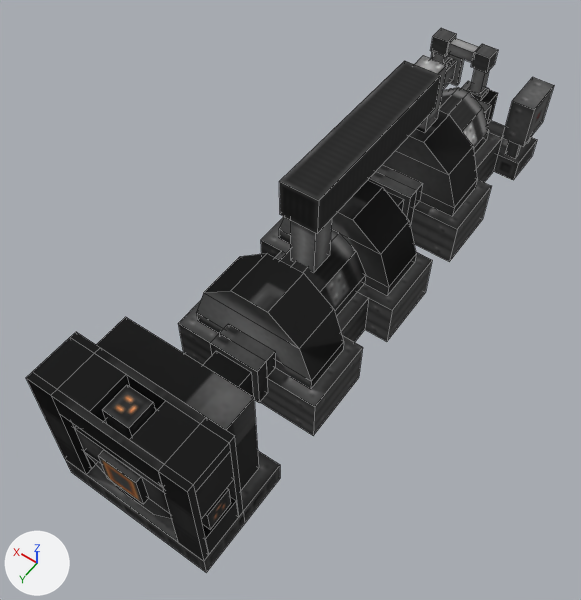
An edit to the OBJ model src/main/resources/assets/immersivetech/models/block/metal_multiblock/steam_turbine_mirrored.obj, drawn before and after from the same camera.
Before and after are seen from a camera (50 mm lens) standing at (-4.69, 13.87, 11.76) and looking at (0.62, 6.43, 0.08). The axes (+X, +Y, +Z) are drawn at lower left. The lights are the same throughout. Mesh edges are drawn as thin lines. Where no turn or scale is listed for an object, it has been applied to the vertices. Vertices at the same position are counted once.

Names of what the first picture shows: 'base'.
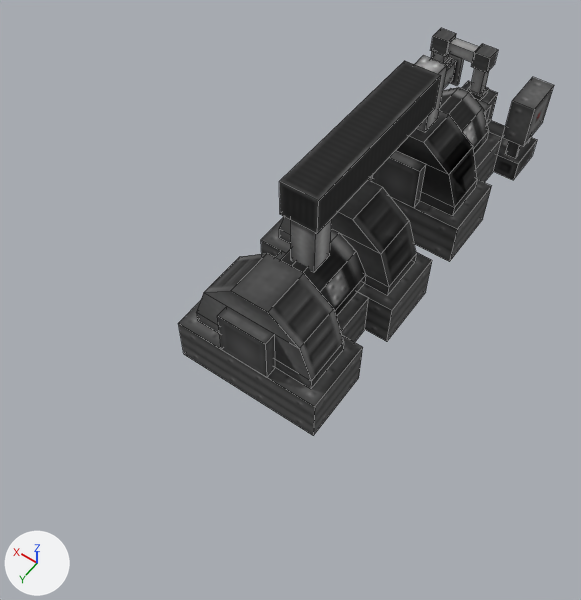
Location of each change, (x1, y1, x2, y2) in pixels of the pictures (581 x 600 px):
'base', reshaped (29% narrower, 25% shorter)
    before: (26, 28, 554, 573)
    after: (178, 28, 554, 436)
part 1 of me_base, deleted (black)
    before: (26, 191, 404, 573)
part 2 of me_base, cut back
    before: (210, 165, 423, 403)
    after: (217, 151, 426, 377)
part 3 of me_base, surface changed (black to grey)
    both: (205, 66, 498, 389)

Patch to the scene script:
```diff
--- a/src/main/resources/assets/immersivetech/models/block/metal_multiblock/steam_turbine_mirrored.obj.py
+++ b/src/main/resources/assets/immersivetech/models/block/metal_multiblock/steam_turbine_mirrored.obj.py
@@ me_base @@
 # used by ob_base; location = (0.0, 0.0, 0.0)
-me_base.from_pydata(...)  # 471 vertices, 423 faces; spans x -1.0..2.0, y -1.0..11.0, z -1.0..2.88
+me_base.from_pydata(...)  # 299 vertices, 248 faces; spans x -1.0..2.0, y -1.0..8.0, z -1.0..2.88
+# me_base part 1: 9 loose pieces with 154 vertices, spanning x -1.0..2.0, y 3.25..11.0, z -1.0..2.0, are deleted
+# me_base part 2
+# 24 vertices are removed from x 0.0..1.0, y 3.0..8.25, z -0.5..0.5
+# 32 faces are deleted
+# 6 vertices in x 0.0..1.0, y 2.75..7.75, z 0.5 move by (0.0, 0.0, 0.5)
+# 6 new vertices lie (0.0, 0.0, 1.0) away from vertices in x 0.0..1.0, y 3.0..8.0, z 0.0
+# 14 new faces join them
+# me_base part 3: 41 kept faces spanning x -1.0..1.75, y -1.0..7.75, z -0.5..2.75 get new texture (UV) coordinates
+# me_base part 4: the surface is now shaded flat
 me_base.materials.append(mat_steam_turbine)
```
